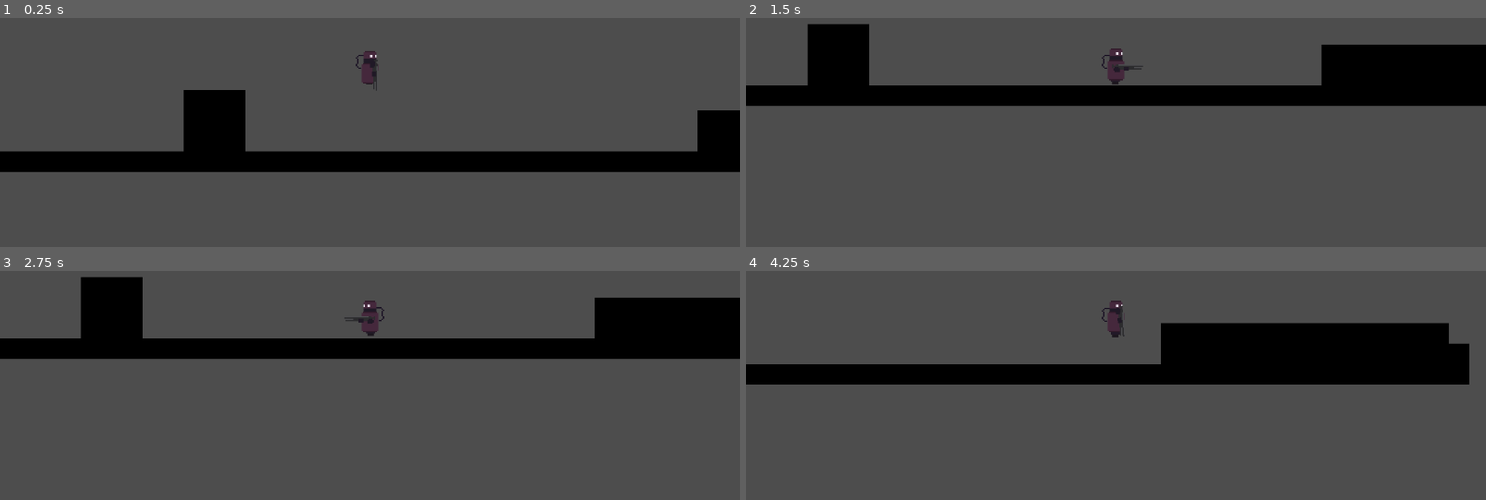
Above: before the commit, frames 1-4 (two rows, left to right).
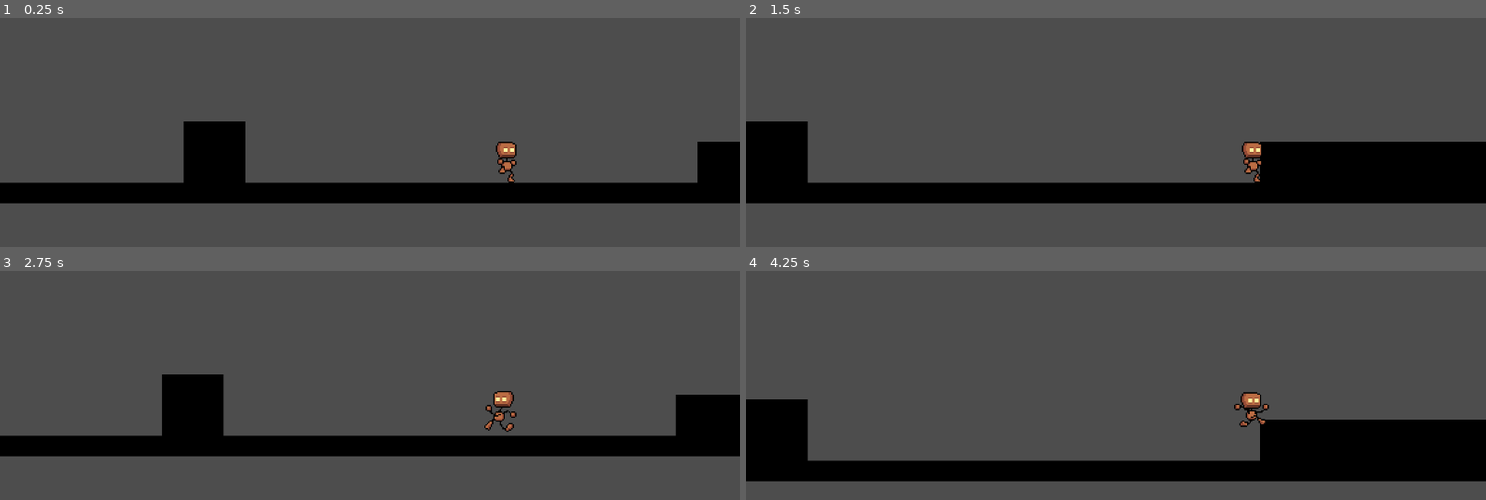
Above: after the commit, the same moments.

Repository: sinanvk314/thengaa-kolaa
Game: Godot game, scene res://robot_scene.tscn
The game is run twice, just before and just after one commit, with the same random seed, the same clock (stepped at 60 frames per second) and the same inputs. This scene is started directly instead of the project's main scene.
Inputs:
- Up to frame 1 (0.25 s): no input
- Up to frame 2 (1.5 s): tap Enter (ui_accept) at 0.5 s; hold Right (ui_right) from 0.53 s (still down); tap Up (jump) at 0.6, 0.77, 1.07 s; tap Space (space) at 1.35 s
- Up to frame 3 (2.75 s): tap Up (jump) at 1.52, 1.55, 1.82, 2.1 s; release Right (ui_right) at 2.03 s; hold Left (ui_left) from 2.03 s (still down)
- Up to frame 4 (4.25 s): release Left (ui_left) at 2.78 s; hold Right (ui_right) from 2.78 s (still down); tap Space (space) at 2.85 s; tap Up (jump) at 3.02, 3.05, 3.32, 3.6, 3.77, 4.07 s

The runs differ from the first frame. In frame 1, 20% of the frame differs, in the area x 0-100%, y 14-82%; in frame 2, 33%; in frame 3, 28%; in frame 4, 34%, in the area x 0-100%, y 12-92%.

Commit message:
added copper

Diff:
--- /dev/null
+++ b/animated_sprite_2d.gd
@@ -0,0 +1,66 @@
+extends CharacterBody2D
+
+
+const SPEED = 100.0
+const JUMP_VELOCITY = -250.0
+const MAX_FALL_SPEED = 400
+
+var direction = 1
+var jump_count = 0
+var gravity_strength = 980
+
+
+
+func _physics_process(delta: float) -> void:
+
+	handle_jump()
+	handle_movement()
+	move_and_slide()
+	apply_gravity(delta)
+	update_animation()
+
+
+func handle_jump() -> void:
+
+	if is_on_floor():
+		jump_count=0
+	if jump_count == 0 and Input.is_action_just_pressed("jump"):
+		velocity.y = JUMP_VELOCITY
+		jump_count += 1
+	elif jump_count == 1 and Input.is_action_just_pressed("jump"):
+		velocity.y = JUMP_VELOCITY
+		jump_count += 1
+	if Input.is_action_just_released("jump") and velocity.y < 0:
+		velocity.y *= 0.3
+
+
+func apply_gravity(delta: float) -> void:
+	if not is_on_floor() and velocity.y < MAX_FALL_SPEED:
+		velocity.y += gravity_strength * delta
+
+
+func handle_movement() -> void:
+	direction = Input.get_axis("ui_left", "ui_right")
+	if direction:
+		velocity.x = direction * SPEED
+	else:
+		velocity.x = move_toward(velocity.x, 0, SPEED)
+
+
+func update_animation() -> void:
+	if direction==-1:
+
+		$visuals.scale.x = -1
+
+	elif direction == 1:
+		$visuals.scale.x = 1
+
+
+	if not is_on_floor():
+		$AnimationPlayer.play("jump")
+
+	elif abs(velocity.x) > 5:
+		$AnimationPlayer.play("run")
+
+	else:
+		$AnimationPlayer.play("idle")
--- /dev/null
+++ b/copper.gd
@@ -0,0 +1,66 @@
+extends CharacterBody2D
+
+
+const SPEED = 180.0
+const JUMP_VELOCITY = -250.0
+const MAX_FALL_SPEED = 400
+@onready var anime=$AnimatedSprite2D
+var direction = 1
+var jump_count = 0
+var gravity_strength = 980
+
+
+
+func _physics_process(delta: float) -> void:
+
+	handle_jump()
+	handle_movement()
+	move_and_slide()
+	apply_gravity(delta)
+	update_animation()
+
+
+func handle_jump() -> void:
+
+	if is_on_floor():
+		jump_count=0
+	if jump_count == 0 and Input.is_action_just_pressed("jump"):
+		velocity.y = JUMP_VELOCITY
+		jump_count += 1
+	elif jump_count == 1 and Input.is_action_just_pressed("jump"):
+		velocity.y = JUMP_VELOCITY
+		jump_count += 1
+	if Input.is_action_just_released("jump") and velocity.y < 0:
+		velocity.y *= 0.3
+
+
+func apply_gravity(delta: float) -> void:
+	if not is_on_floor() and velocity.y < MAX_FALL_SPEED:
+		velocity.y += gravity_strength * delta
+
+
+func handle_movement() -> void:
+	direction = Input.get_axis("ui_left", "ui_right")
+	if direction:
+		velocity.x = direction * SPEED
+	else:
+		velocity.x = move_toward(velocity.x, 0, SPEED)
+
+
+func update_animation() -> void:
+	if direction==-1:
+
+		anime.flip_h = true
+
+	elif direction == 1:
+		anime.flip_h = false
+
+
+	if not is_on_floor():
+		anime.play("jump")
+
+	elif abs(velocity.x) > 5:
+		anime.play("run")
+
+	else:
+		anime.play("idle")
--- /dev/null
+++ b/copper.tscn
@@ -0,0 +1,127 @@
+[gd_scene format=3 uid="uid://2wujojibj5f1"]
+
+[ext_resource type="Script" uid="uid://60p7yu62i30u" path="res://copper.gd" id="1_c1deo"]
+[ext_resource type="Texture2D" uid="uid://w6wn5qvolayv" path="res://copper.png" id="1_pmq5h"]
+
+[sub_resource type="AtlasTexture" id="AtlasTexture_w6qb7"]
+atlas = ExtResource("1_pmq5h")
+region = Rect2(0, 0, 48, 48)
+
+[sub_resource type="AtlasTexture" id="AtlasTexture_161rw"]
+atlas = ExtResource("1_pmq5h")
+region = Rect2(0, 48, 48, 48)
+
+[sub_resource type="AtlasTexture" id="AtlasTexture_6wvju"]
+atlas = ExtResource("1_pmq5h")
+region = Rect2(96, 0, 48, 48)
+
+[sub_resource type="AtlasTexture" id="AtlasTexture_c1deo"]
+atlas = ExtResource("1_pmq5h")
+region = Rect2(0, 0, 48, 48)
+
+[sub_resource type="AtlasTexture" id="AtlasTexture_yqh0d"]
+atlas = ExtResource("1_pmq5h")
+region = Rect2(48, 0, 48, 48)
+
+[sub_resource type="AtlasTexture" id="AtlasTexture_xc4rl"]
+atlas = ExtResource("1_pmq5h")
+region = Rect2(96, 0, 48, 48)
+
+[sub_resource type="AtlasTexture" id="AtlasTexture_egys7"]
+atlas = ExtResource("1_pmq5h")
+region = Rect2(144, 0, 48, 48)
+
+[sub_resource type="AtlasTexture" id="AtlasTexture_mi86k"]
+atlas = ExtResource("1_pmq5h")
+region = Rect2(192, 0, 48, 48)
+
+[sub_resource type="AtlasTexture" id="AtlasTexture_fm3j4"]
+atlas = ExtResource("1_pmq5h")
+region = Rect2(0, 48, 48, 48)
+
+[sub_resource type="AtlasTexture" id="AtlasTexture_5tu5c"]
+atlas = ExtResource("1_pmq5h")
+region = Rect2(48, 48, 48, 48)
+
+[sub_resource type="AtlasTexture" id="AtlasTexture_lcetr"]
+atlas = ExtResource("1_pmq5h")
+region = Rect2(96, 48, 48, 48)
+
+[sub_resource type="AtlasTexture" id="AtlasTexture_kro76"]
+atlas = ExtResource("1_pmq5h")
+region = Rect2(144, 48, 48, 48)
+
+[sub_resource type="AtlasTexture" id="AtlasTexture_y0n0y"]
+atlas = ExtResource("1_pmq5h")
+region = Rect2(192, 48, 48, 48)
+
+[sub_resource type="SpriteFrames" id="SpriteFrames_w6qb7"]
+animations = [{
+"frames": [{
+"duration": 1.0,
+"texture": SubResource("AtlasTexture_w6qb7")
+}, {
+"duration": 1.0,
+"texture": SubResource("AtlasTexture_161rw")
+}],
+"loop": true,
+"name": &"idle",
+"speed": 4.0
+}, {
+"frames": [{
+"duration": 1.0,
+"texture": SubResource("AtlasTexture_6wvju")
+}],
+"loop": true,
+"name": &"jump",
+"speed": 5.0
+}, {
+"frames": [{
+"duration": 1.0,
+"texture": SubResource("AtlasTexture_c1deo")
+}, {
+"duration": 1.0,
+"texture": SubResource("AtlasTexture_yqh0d")
+}, {
+"duration": 1.0,
+"texture": SubResource("AtlasTexture_xc4rl")
+}, {
+"duration": 1.0,
+"texture": SubResource("AtlasTexture_egys7")
+}, {
+"duration": 1.0,
+"texture": SubResource("AtlasTexture_mi86k")
+}, {
+"duration": 1.0,
+"texture": SubResource("AtlasTexture_fm3j4")
+}, {
+"duration": 1.0,
+"texture": SubResource("AtlasTexture_5tu5c")
+}, {
+"duration": 1.0,
+"texture": SubResource("AtlasTexture_lcetr")
+}, {
+"duration": 1.0,
+"texture": SubResource("AtlasTexture_kro76")
+}, {
+"duration": 1.0,
+"texture": SubResource("AtlasTexture_y0n0y")
+}],
+"loop": true,
+"name": &"run",
+"speed": 14.0
+}]
+
+[sub_resource type="RectangleShape2D" id="RectangleShape2D_c1deo"]
+size = Vector2(13, 34)
+
+[node name="CharacterBody2D" type="CharacterBody2D" unique_id=559787365]
+script = ExtResource("1_c1deo")
+
+[node name="AnimatedSprite2D" type="AnimatedSprite2D" parent="." unique_id=648255341]
+sprite_frames = SubResource("SpriteFrames_w6qb7")
+animation = &"run"
+
+[node name="CollisionShape2D" type="CollisionShape2D" parent="." unique_id=1648580584]
+position = Vector2(-0.5, 7)
+shape = SubResource("RectangleShape2D_c1deo")
--- a/robot_scene.tscn
+++ b/robot_scene.tscn
@@ -1,7 +1,7 @@
 [gd_scene format=4 uid="uid://cpu8iqvgcsbci"]
 
 [ext_resource type="Texture2D" uid="uid://m4crsc2h685d" path="res://Screenshot 2026-03-16 212445.png" id="1_vkq12"]
-[ext_resource type="PackedScene" uid="uid://bv6imkumq1q1c" path="res://robot001.tscn" id="2_xdiw8"]
+[ext_resource type="PackedScene" uid="uid://2wujojibj5f1" path="res://copper.tscn" id="2_xdiw8"]
 
 [sub_resource type="TileSetAtlasSource" id="TileSetAtlasSource_xdiw8"]
 texture = ExtResource("1_vkq12")
@@ -412,8 +412,9 @@
 tile_map_data = PackedByteArray("AAALAAgAAQAjAAIAAAAMAAgAAQAjAAIAAAANAAgAAQAjAAIAAAAOAAgAAQAjAAIAAAAPAAgAAQAjAAIAAAAQAA …(1472 unchanged characters)…
 tile_set = SubResource("TileSet_6y4xe")
 
-[node name="CharacterBody2D" parent="." unique_id=1044228947 instance=ExtResource("2_xdiw8")]
-position = Vector2(529, 36)
-
-[node name="Camera2D" type="Camera2D" parent="CharacterBody2D" unique_id=1400195602]
+[node name="copper" parent="." unique_id=559787365 instance=ExtResource("2_xdiw8")]
+position = Vector2(635, 100)
+
+[node name="Camera2D" type="Camera2D" parent="copper" unique_id=1400195602]
+position = Vector2(-106, -64)
 zoom = Vector2(2, 2)
Not shown, added: animated_sprite_2d.gd.uid
Not shown, added: copper.gd.uid
Binary file added: copper.png
Not shown, added: copper.png.import
